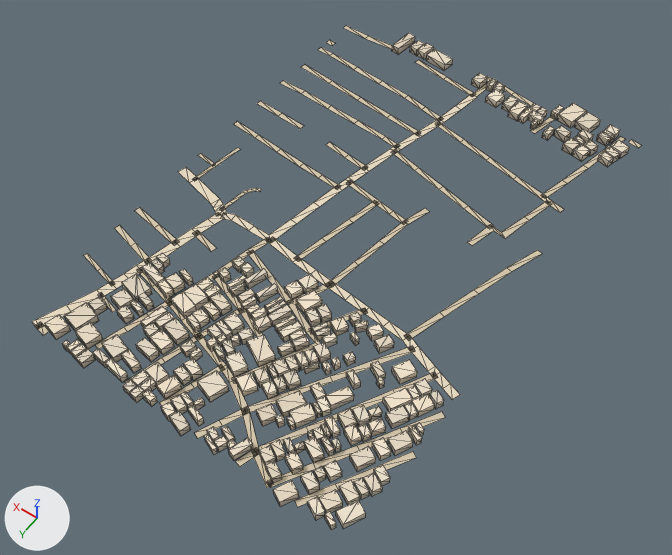
An edit to the glTF model public/assets/bengaluru-region-v1/tiles/t-20_3-l0.glb, drawn before and after from the same camera.
Both versions are drawn from a 50 mm lens placed at (-9992.0, 2221.0, 648.0), pointed at (-9685.0, 1791.0, -28.0). Lighting does not change. The marker at lower left points along +X, +Y and +Z. The first picture is the older version. Mesh edges are drawn as thin lines.

In view in the first picture: 'building', 'ground'.
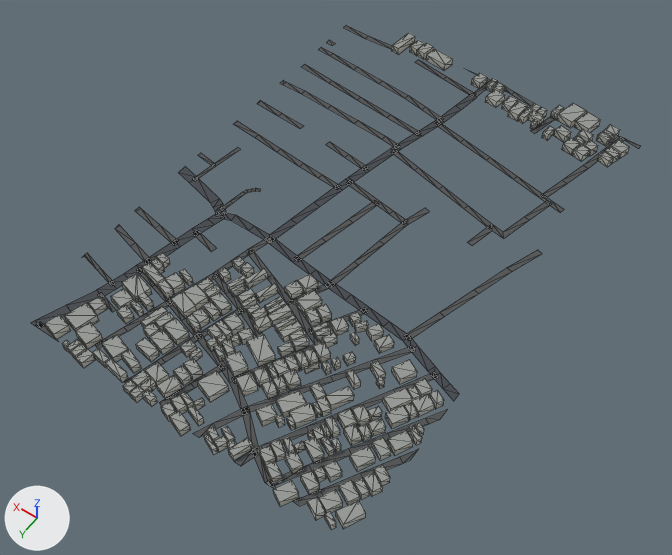
Location of each change, [x1, y1, x2, y2] in pixels of the pictures (672 x 555 px; the box of a moved part takes in the faces that stretch with it):
'ground', reshaped: before [32, 25, 641, 507]; after [31, 25, 641, 506]
part 1 of me_building, recoloured: [45, 33, 630, 529] in both
part 2 of me_ground, rebuilt: before [294, 451, 416, 507]; after [293, 449, 418, 506]
part 3 of me_ground, moved or reshaped: before [32, 76, 514, 488]; after [31, 68, 514, 489]
part 4 of me_ground, moved or reshaped: before [583, 137, 641, 169]; after [583, 136, 641, 169]
part 5 of me_ground, moved or reshaped: [468, 217, 529, 246] in both
part 6 of me_ground, recoloured: [32, 25, 626, 458] in both

Patch to the scene script:
```diff
--- a/public/assets/bengaluru-region-v1/tiles/t-20_3-l0.glb.py
+++ b/public/assets/bengaluru-region-v1/tiles/t-20_3-l0.glb.py
@@ me_building @@
-me_building.from_pydata(...)  # 1668 vertices, 2088 faces; spans x 154.0..469.0, y -11.0..508.0, z 0.0..8.0
+me_building.from_pydata(...)  # 1668 vertices, 2508 faces; spans x 154.0..469.0, y -11.0..508.0, z 0.0..8.0
+# me_building part 1: 2088 kept faces spanning x 154.0..469.0, y -11.0..508.0, z 0.0..8.0 get new vertex colours
+# edits to the shape of me_building do not show in these pictures
 me_building.materials.append(mat_building)
@@ me_ground @@
 # verts and faces of me_ground; kept vertices keep their numbers, new ones are numbered from 488
-me_ground.from_pydata(...)  # 488 vertices, 382 faces; spans x 150.0..501.0, y -3.0..503.0, z 1.0
+me_ground.from_pydata(...)  # 505 vertices, 399 faces; spans x 153.0..500.0, y 0.0..500.0, z 1.0
+# me_ground part 2: the loose piece of 8 vertices spanning x 150.0..205.0, y 413.0..502.0, z 1.0 is rebuilt with 10 vertices and now spans x 153.0..206.0, y 409.0..500.0, z 1.0
+# me_ground part 3
+# 30 vertices are removed from x 150.0..501.0, y -2.0..503.0, z 1.0
+# 47 faces are deleted
+# 4 vertices in x 207.0..471.0, y 337.0..360.0, z 1.0 move by (-1.0, 0.0, 0.0)
+# 13 vertices move from x 154.0..499.0, y -3.0..501.0, z 1.0 to x 153.0..500.0, y 0.0..500.0, z 1.0
+# 44 vertices are added at x 153.0..500.0, y 0.0..500.0, z 1.0
+# 61 new faces join them
+# me_ground part 4
+delete_vertices([283, 284])  # with the faces that use them
+for i in [482, 484, 485]: verts[i] += (0.0, -1.0, 0.0)
+verts[282] = (153.0, 0.0, 1.0)  # moved, pixel (640, 145)
+verts[483] = (174.0, 0.0, 1.0)  # moved, pixel (620, 136)
+verts[509] = (179.0, 0.0, 1.0)
+verts[510] = (172.0, 2.0, 1.0)  # pixel (622, 138)
+verts[511] = (171.0, 0.0, 1.0)  # pixel (623, 137)
+faces += [(509, 510, 511), (282, 511, 510), (282, 510, 285)]
+# me_ground part 5
+verts[437] = (217.0, 183.0, 1.0)  # moved, pixel (492, 230)
+verts[439] = (204.0, 185.0, 1.0)  # moved, pixel (503, 238)
+verts[436] = (221.0, 176.0, 1.0)  # moved, pixel (491, 223)
+verts[438] = (208.0, 178.0, 1.0)  # moved, pixel (503, 231)
+# me_ground part 6: 328 kept faces spanning x 153.0..500.0, y 0.0..500.0, z 1.0 get new vertex colours; the middle colour goes from beige #d7c9ae to dark grey #535556
 me_ground.materials.append(mat_ground)
```
